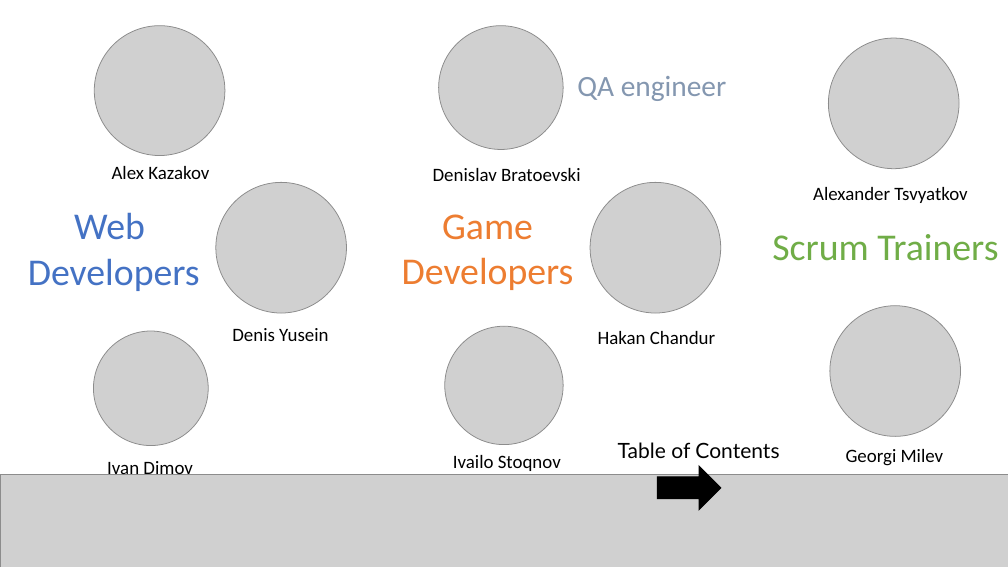
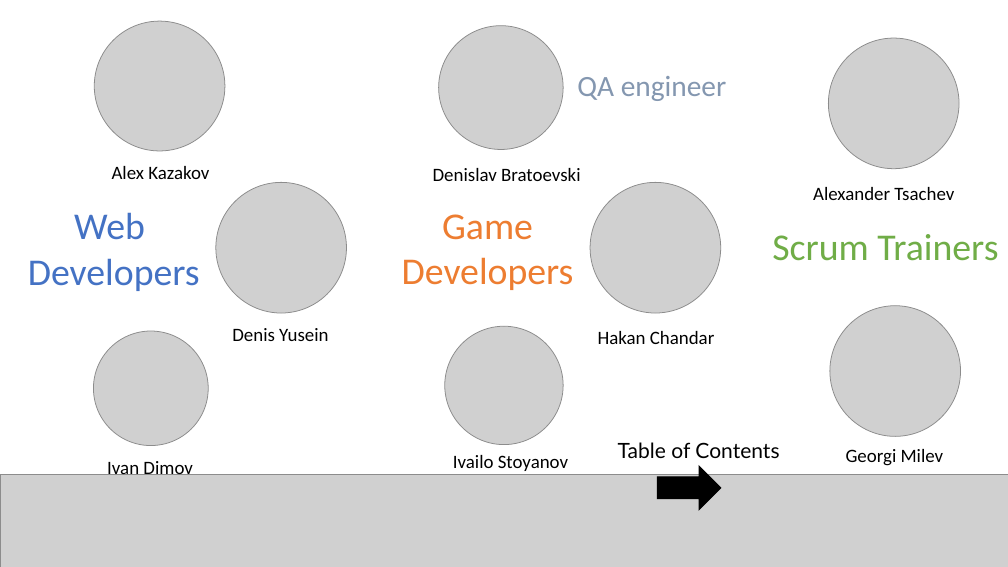
Before and after one commit to codingburgas/2122-the-games--adventures-kodkodkod, a slide deck: slide 2 of Documents/Presentation-KodKodKod.pptx. Drawn at 1008x567 pixels with LibreOffice and Linux fonts; fonts in the diff are those of the drawing; grey boxes stand for pictures. Boxes give left, top, right and bottom in pixels: in the first picture for what was removed or moved away, otherwise in the second. Text is boxed around its words. In the diff, an @@ line names an element or a change of style, - is before the commit and + after.

Commit message:
Edit presentation

```diff
--- a/Documents/Presentation-KodKodKod.pptx
+++ b/Documents/Presentation-KodKodKod.pptx
@@ picture: place and size @@
-picture at (95, 26, 225, 156)
+picture at (95, 21, 225, 151)
@@ text at (813, 187, 954, 200): text changed @@
-Alexander Tsvyatkov
+Alexander Tsachev
@@ text at (598, 331, 715, 344): text changed @@
-Hakan Chandur
+Hakan Chandar
@@ text at (453, 455, 568, 471): text changed @@
-Ivailo Stoqnov
+Ivailo Stoyanov
```
Also in this commit, not shown: 1 other slide changed, 2 other files.
